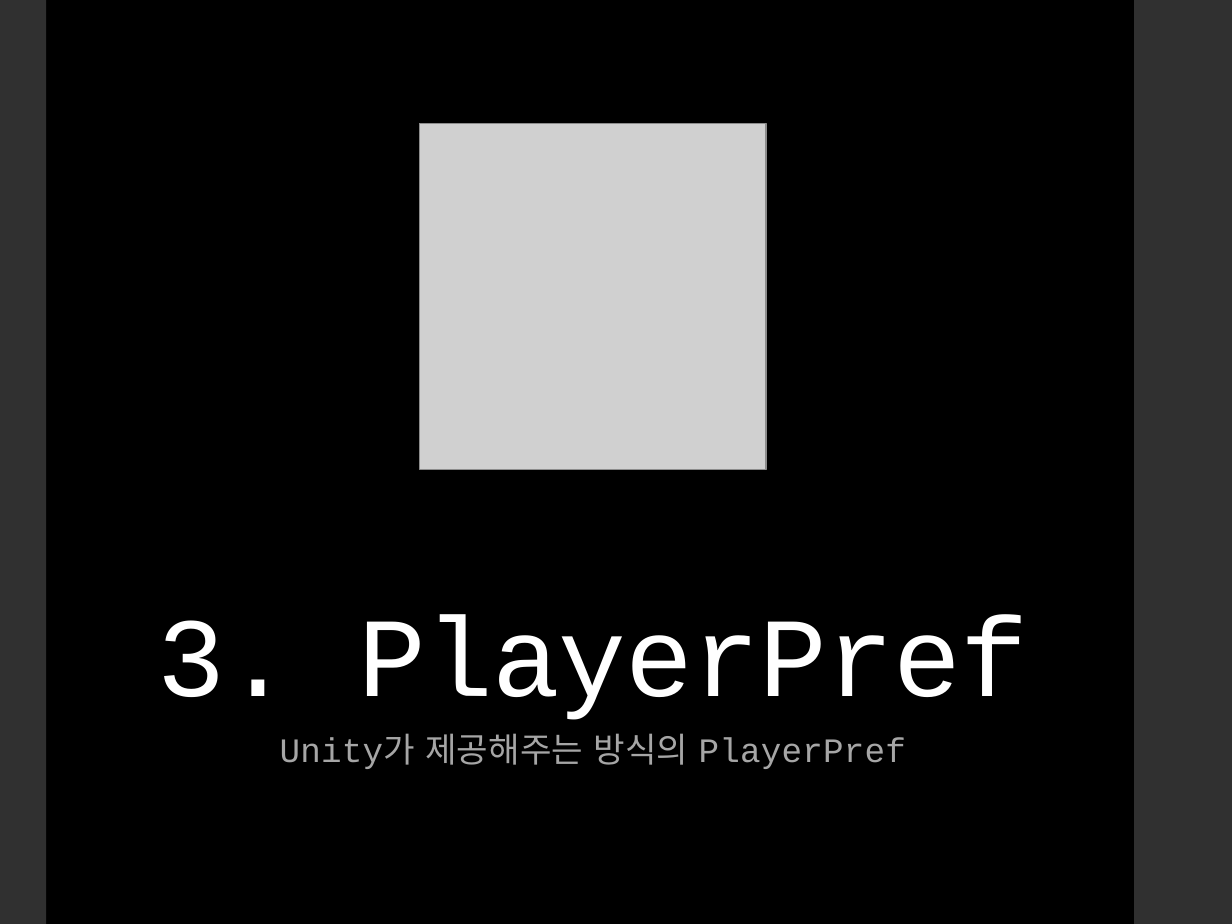
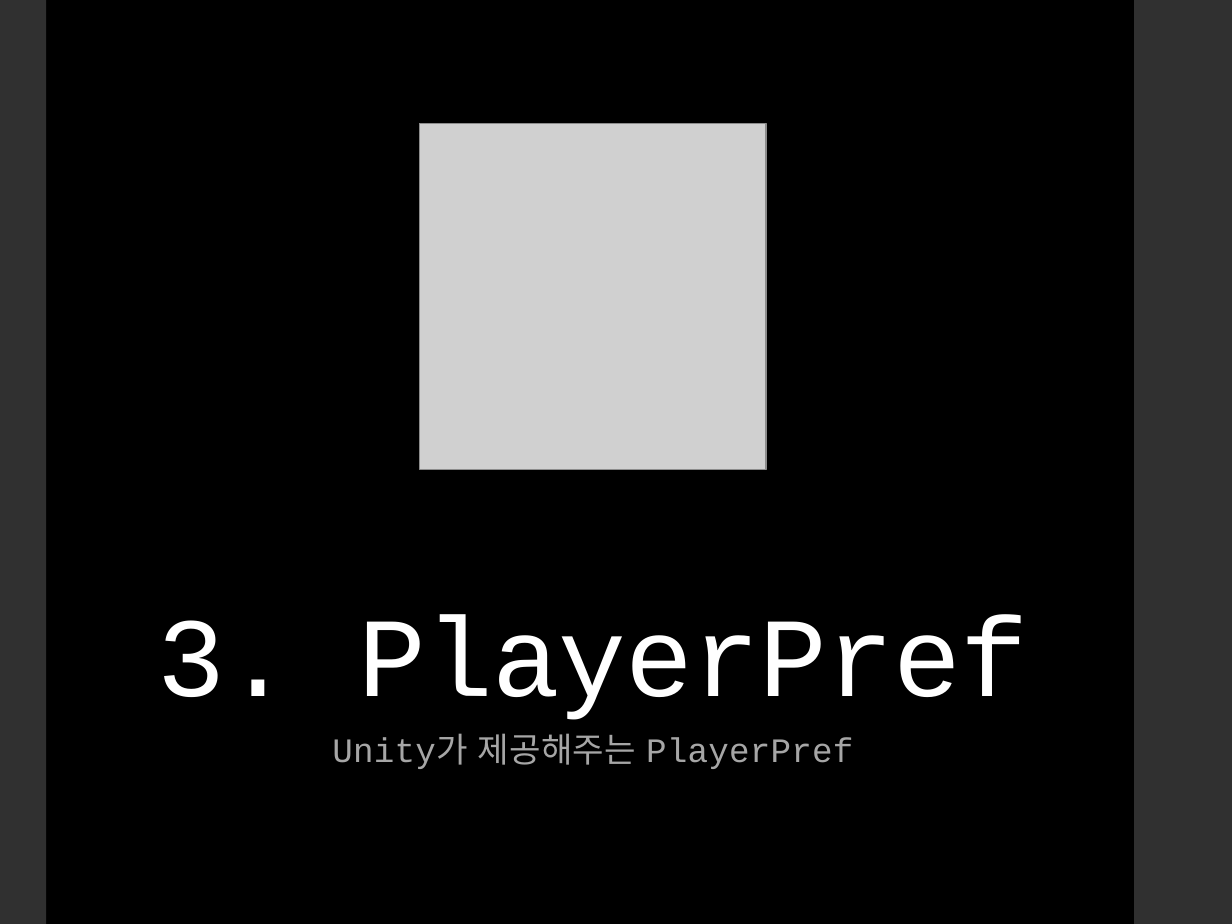
Before and after one commit to IamGroooooot/cien-unity-2020, a slide deck: slide 7 of 7. 게임 데이터와 빌드하기.pptx. Drawn at 1232x924 pixels with LibreOffice and Linux fonts; fonts in the diff are those of the drawing; grey boxes stand for pictures. Boxes give left, top, right and bottom in pixels: in the first picture for what was removed or moved away, otherwise in the second. Text is boxed around its words. In the diff, an @@ line names an element or a change of style, - is before the commit and + after.

Commit message:
Fix Typo in week 6/7 PPT

```diff
--- a/7. 게임 데이터와 빌드하기.pptx
+++ b/7. 게임 데이터와 빌드하기.pptx
@@ subtitle at (x1=332, y1=733, x2=853, y2=769): text changed @@
-Unity가 제공해주는 방식의 PlayerPref
+Unity가 제공해주는 PlayerPref
```
Also in this commit, not shown: 6 other slides changed, 3 other files.
